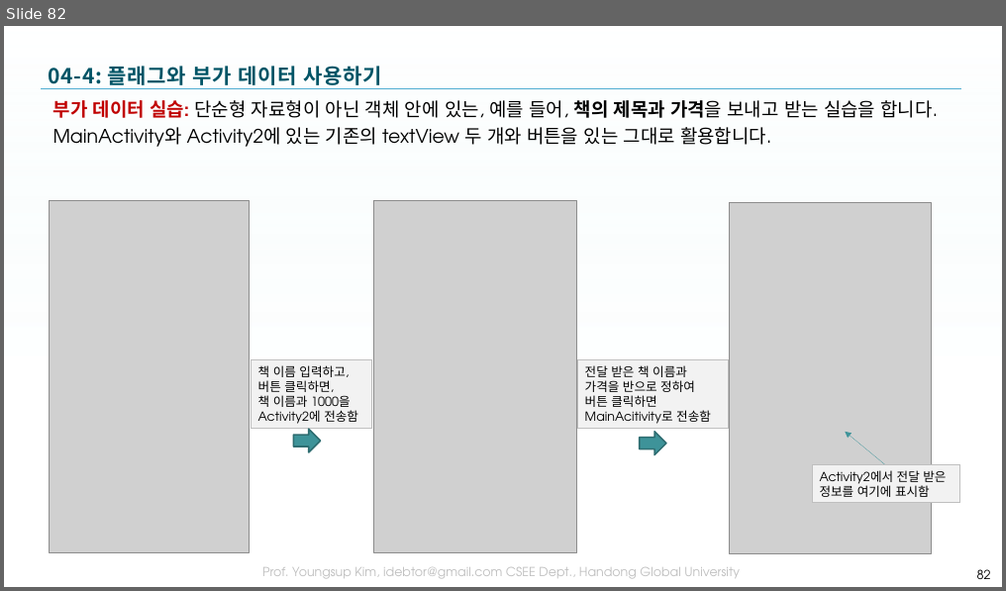
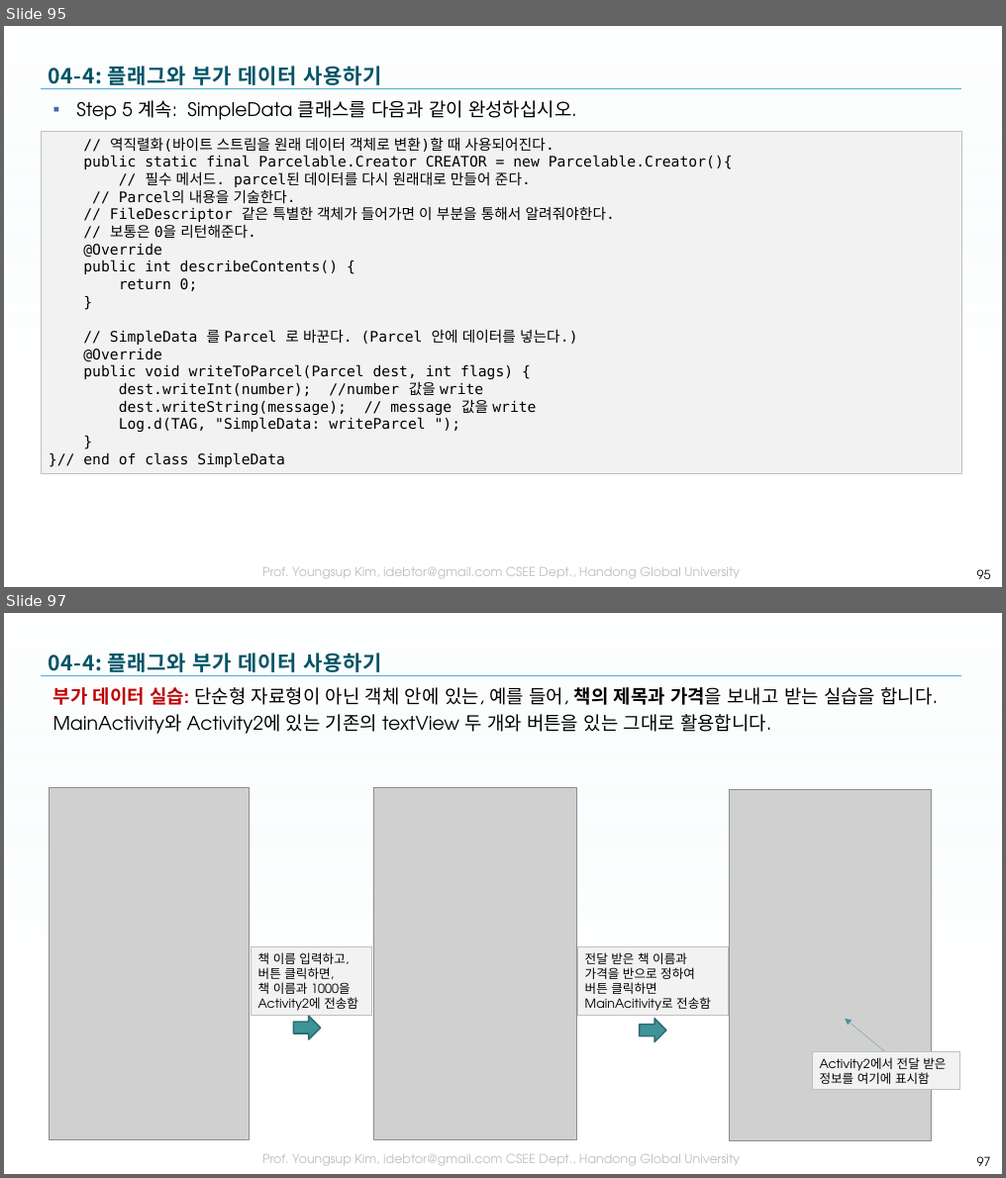
Before and after one commit to tae7841/HuStarAS, a slide deck: ppts/04Activity.pptx. Shown one above the other, each under a label of ours: slide 82 before the commit, slides 95 and 97 after it; the slides between them are not shown. The pictures are 1006x591 and 1006x1178 pixels, drawn with LibreOffice and Linux fonts; fonts in the diff are those of the drawing; grey boxes stand for pictures; background and template pictures are left out. Boxes give left, top, right and bottom in pixels: in the first picture for what was removed or moved away, otherwise in the second. Text is boxed around its words. In the diff, an @@ line names an element or a change of style, - is before the commit and + after.

```diff
--- a/ppts/04Activity.pptx
+++ b/ppts/04Activity.pptx
@@ slide 95 added at [4, 26, 1002, 587], background picture (left out); not listed: 3 template elements that a slide beside it also shows @@
@@ title added at [49, 66, 382, 85], 20 pt, text gradient #005466 to #005061 to #003E4B, bold @@
+04-4: 플래그와 부가 데이터 사용하기
@@ text added at [76, 100, 577, 120], 18 pt, text #000000 @@
+▪ Step 5 계속: SimpleData 클래스를 다음과 같이 완성하십시오.
@@ rectangle added at [42, 132, 962, 474], fill #F2F2F2, outline #BFBFBF 0.75 pt, 14 pt, text #000000 @@
+// 역직렬화(바이트 스트림을 원래 데이터 객체로 변환)할 때 사용되어진다.
+public static final Parcelable.Creator CREATOR = new Parcelable.Creator(){
+// 필수 메서드. parcel된 데이터를 다시 원래대로 만들어 준다.
+// Parcel의 내용을 기술한다.
+// FileDescriptor 같은 특별한 객체가 들어가면 이 부분을 통해서 알려줘야한다.
+// 보통은 0을 리턴해준다.
+@Override
+public int describeContents() {
+return 0;
+}
+// SimpleData 를 Parcel 로 바꾼다. (Parcel 안에 데이터를 넣는다.)
+@Override
+public void writeToParcel(Parcel dest, int flags) {
+dest.writeInt(number); //number 값을 write
+dest.writeString(message); // message 값을 write
+Log.d(TAG, "SimpleData: writeParcel ");
+}
+}// end of class SimpleData
@@ page number added at [977, 570, 991, 579], 12 pt, text #000000 @@
+95
@@ what was slide 82 is now slide 97 @@
@@ page number at [977, 1157, 991, 1166]: text changed @@
-82
+97
```
Also in this commit, not shown: 9 slides changed, 14 other slides added.
